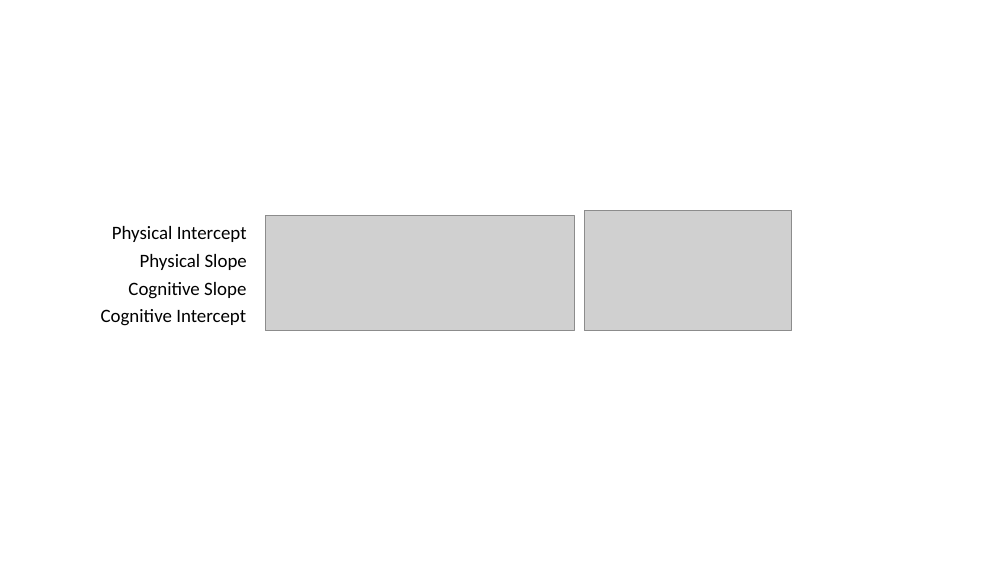
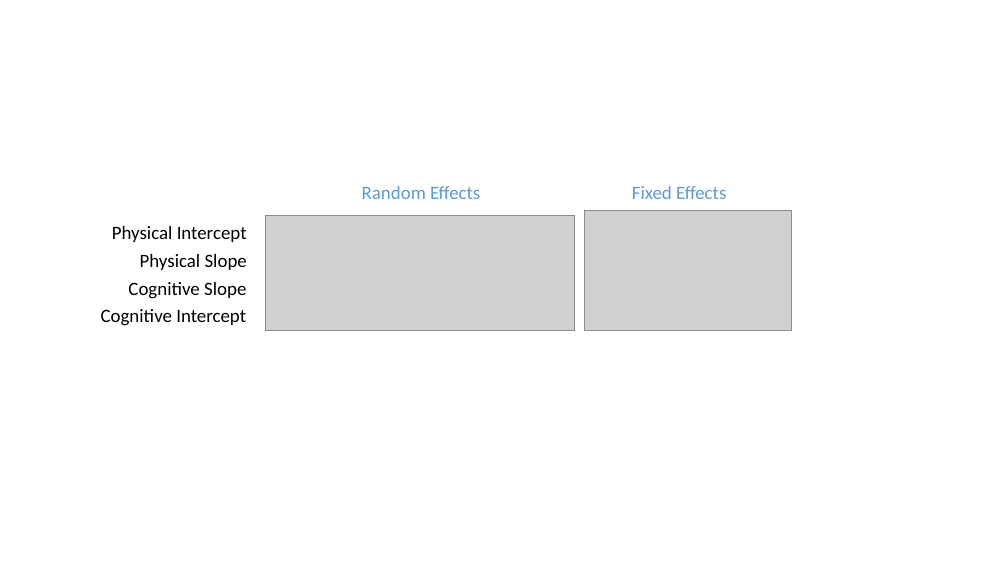
Before and after one commit to IALSA/IALSA-2015-Portland, a slide deck: slide 4 of libs/materials/naming_convention.pptx. Drawn at 1008x567 pixels with LibreOffice and Linux fonts; fonts in the diff are those of the drawing; grey boxes stand for pictures. Boxes give left, top, right and bottom in pixels: in the first picture for what was removed or moved away, otherwise in the second. Text is boxed around its words. In the diff, an @@ line names an element or a change of style, - is before the commit and + after.

```diff
--- a/libs/materials/naming_convention.pptx
+++ b/libs/materials/naming_convention.pptx
@@ text added at <box>362,186,480,199</box>, 18 pt, text #5B9BD5 @@
+Random Effects
@@ text added at <box>632,186,726,199</box>, 18 pt, text #5B9BD5 @@
+Fixed Effects
```
Also in this commit, not shown: 1 other slide changed, 3 slides added, 6 other files.
